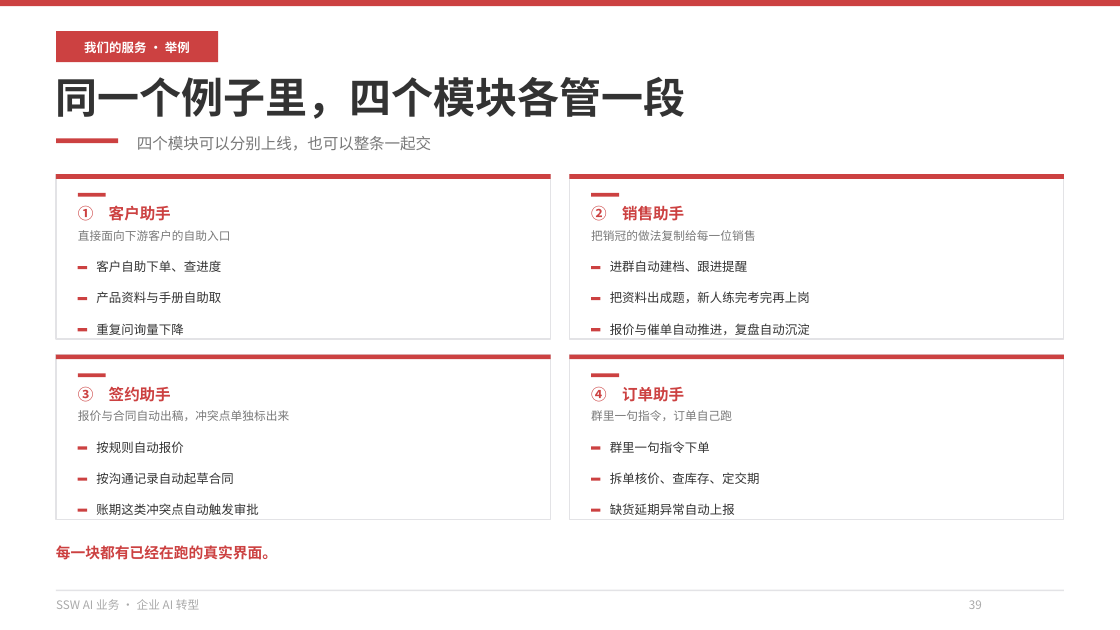
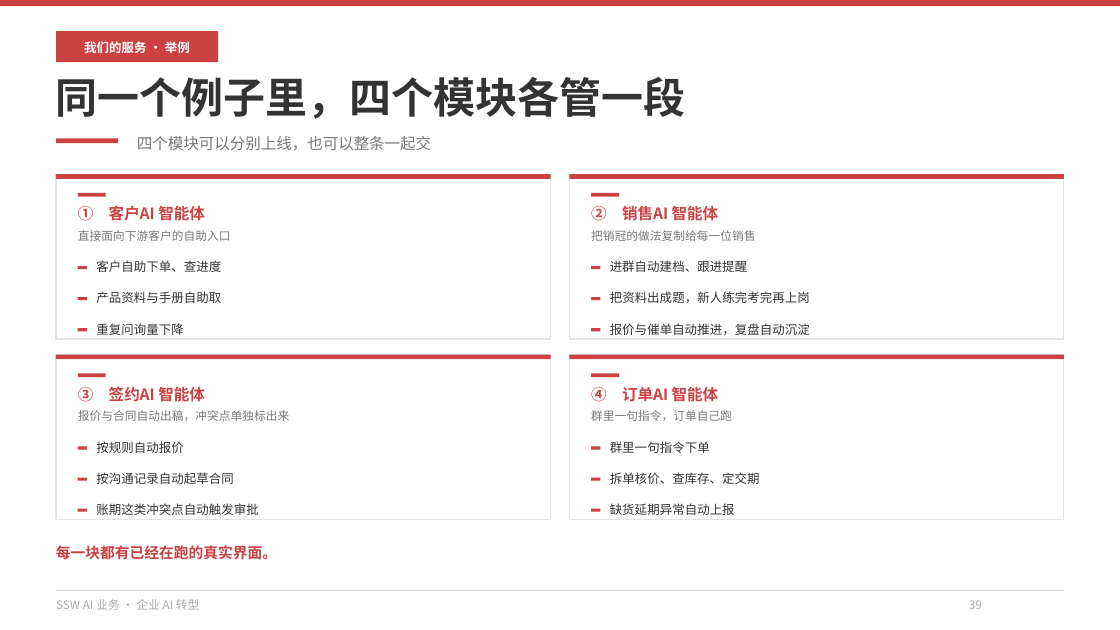
Before and after one commit to hveraus/ssw-business, a slide deck: slide 39 of SSW AI 业务_v2/SSW AI 业务_v3.pptx. Drawn at 1120x630 pixels with LibreOffice and Linux fonts; fonts in the diff are those of the drawing. Boxes give left, top, right and bottom in pixels: in the first picture for what was removed or moved away, otherwise in the second. Text is boxed around its words. In the diff, an @@ line names an element or a change of style, - is before the commit and + after.

Commit message:
术语统一：助手 → AI 智能体；三项服务改为系统安全审查 / 代码安全审查 / AI 智能体监管
- P58 导览行改为「系统安全审查 · 代码安全审查 · AI 智能体监管」
- P59 三项服务名与卡标签同步（现有系统 / 上线前的新产出 / 运行中的 AI 智能体）
- P61/P62/P63 三页服务标题改用新名；P60 表格「一句话骗 AI 智能体交出资料 / 加 AI 智能体监管」
- 全篇「助手」清零（48 处）：案例页、中台页、服务线、附录一术语页统一为「AI 智能体」
- A1 术语页第一行改为「Agent / 智能体 → AI 智能体 · 数字员工」；原「③ 助手（技能和智能体）」改为「③ AI 智能体的组合与共享」；「四助手」改「四类智能体」
- 目录描述改「系统审查 · 代码审查 · 智能体监管」

```diff
--- a/SSW AI 业务_v2/SSW AI 业务_v3.pptx
+++ b/SSW AI 业务_v2/SSW AI 业务_v3.pptx
@@ text at (78,205,205,221): text changed @@
-① 客户助手
+① 客户AI 智能体
@@ text at (591,205,719,221): text changed @@
-② 销售助手
+② 销售AI 智能体
@@ text at (78,386,205,402): text changed @@
-③ 签约助手
+③ 签约AI 智能体
@@ text at (591,386,719,402): text changed @@
-④ 订单助手
+④ 订单AI 智能体
```
Also in this commit, not shown: 27 other slides changed, 2 other files.
